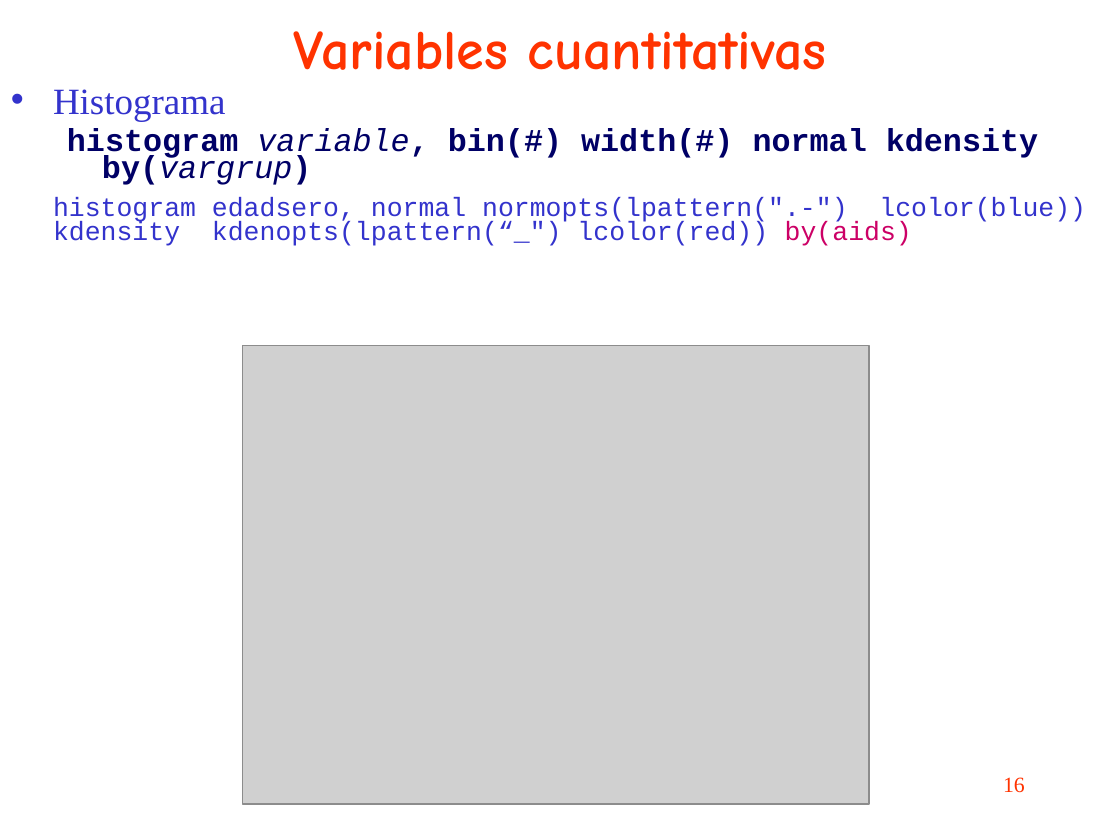
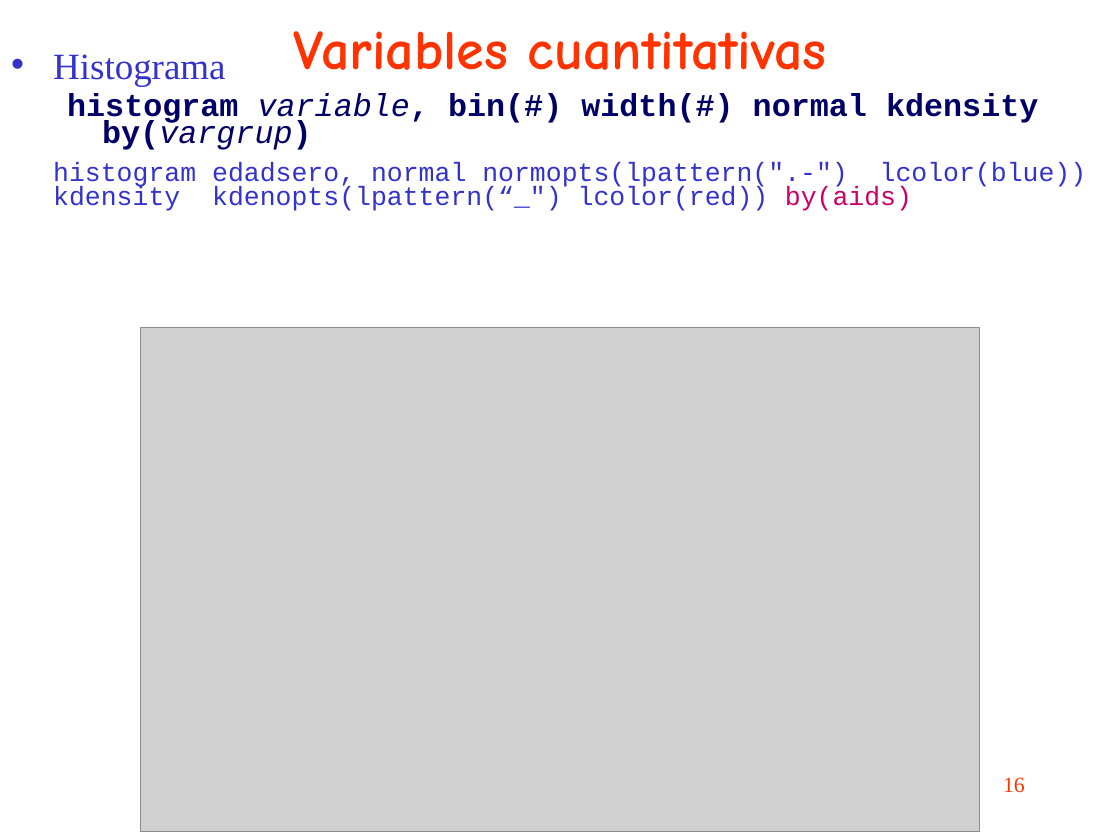
Before and after one commit to uebvhir/Course_Basic_data_analysis_with_Stata, a slide deck: slide 16 of slides/sessio_2_stata_basic.ppt. Drawn at 1120x840 pixels with LibreOffice and Linux fonts; fonts in the diff are those of the drawing; grey boxes stand for pictures. Boxes give left, top, right and bottom in pixels: in the first picture for what was removed or moved away, otherwise in the second. Text is boxed around its words. In the diff, an @@ line names an element or a change of style, - is before the commit and + after.

```diff
--- a/slides/sessio_2_stata_basic.ppt
+++ b/slides/sessio_2_stata_basic.ppt
@@ text "Histograma": place and size @@
-text "Histograma" at bbox=[53, 89, 1086, 246]
+text "Histograma" at bbox=[53, 54, 1087, 211]
@@ picture: place and size @@
-picture at bbox=[243, 345, 869, 804]
+picture at bbox=[140, 328, 980, 832]
```
Also in this commit, not shown: 17 other slides changed, 11 slides added, 10 slides removed, 1 other file.
